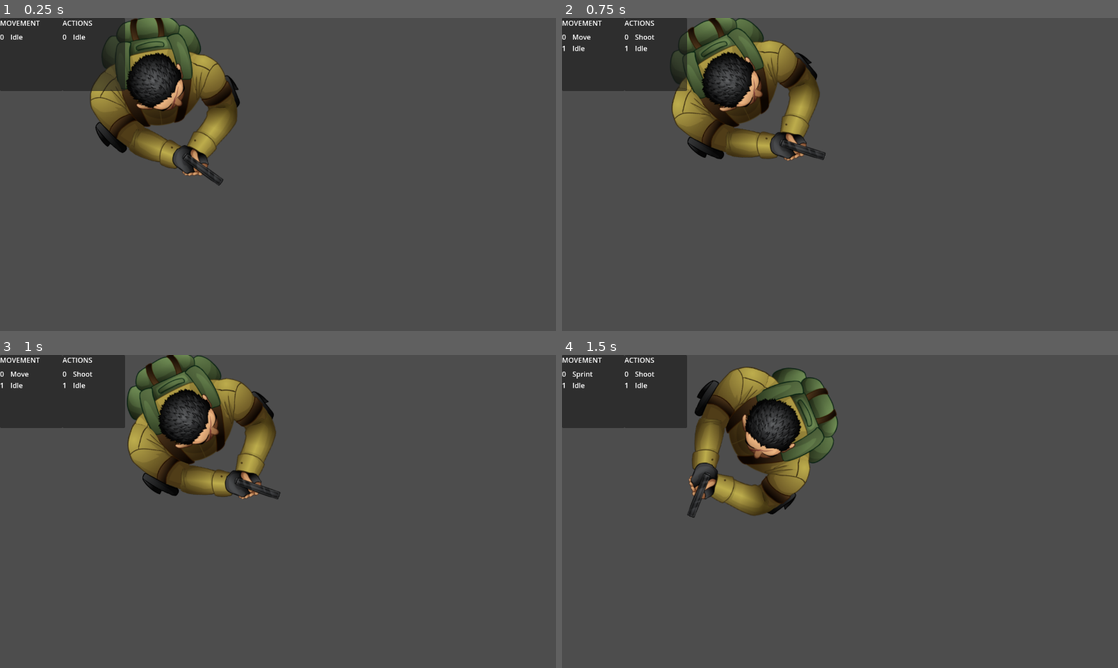
Above: before the commit, frames 1-4 (two rows, left to right).
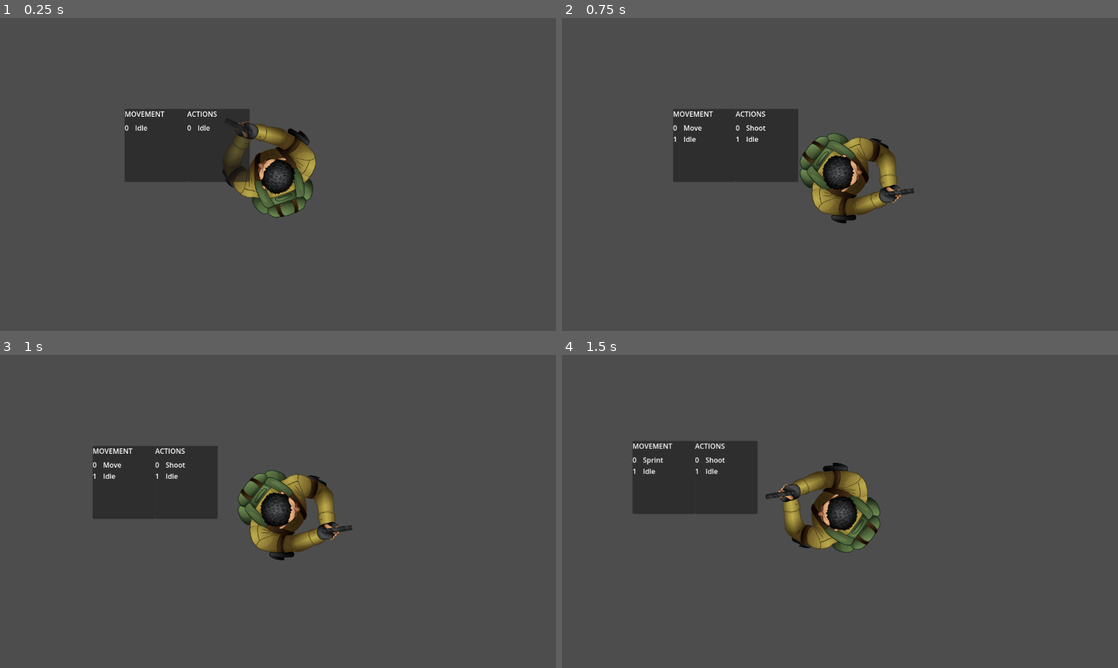
Above: after the commit, the same moments.

Repository: seffa1/ZombieGameRefactor
Game: Godot game, scene res://Main/Game.tscn
Same seed, same stepped clock (60 frames per second), same inputs: the game is played once before the commit and once after it.
Inputs (mouse positions are in pixels of both pictures, inside the frame that each line leads up to):
- Up to frame 1 (0.25 s): no input
- Up to frame 2 (0.75 s): tap Enter at 0.5 s; move the mouse to (962, 158) at 0.52 s; press the mouse at (962, 158) at 0.53 s; hold D (move_right) from 0.53 s (still down)
- Up to frame 3 (1 s): keep holding D (move_right)
- Up to frame 4 (1.5 s): move the mouse to (728, 527) at 1.27 s; release D (move_right) at 1.28 s; release the mouse at (728, 527) at 1.28 s; hold S (move_down) from 1.28 s (still down); tap Shift (sprint) at 1.35 s

The runs differ from the first frame. In frame 1, 18% of the frame differs, in the area x 0-57%, y 0-64%; in frame 2, 19%; in frame 3, 20%, in the area x 0-64%, y 0-66%; in frame 4, 20%.

Commit message:
player camera and globals

Diff:
--- /dev/null
+++ b/Autoload/Globals.gd
@@ -0,0 +1,4 @@
+extends Node
+
+# A reference to the player assigned in GameInitializer
+var player = null
--- a/Main/Game.tscn
+++ b/Main/Game.tscn
@@ -1,9 +1,11 @@
-[gd_scene load_steps=3 format=3 uid="uid://bvpoticnap1q4"]
+[gd_scene load_steps=4 format=3 uid="uid://bvpoticnap1q4"]
 
 [ext_resource type="PackedScene" uid="uid://bypyufryf0ycr" path="res://Player/Player.tscn" id="1_kmip5"]
+[ext_resource type="Script" path="res://Main/game_initializer.gd" id="1_vn005"]
 [ext_resource type="PackedScene" uid="uid://bxxl6m827shqp" path="res://Debug/StatesStackDiplayer.tscn" id="2_ao502"]
 
 [node name="GameInitializer" type="Node"]
+script = ExtResource("1_vn005")
 
 [node name="GameWorld" type="Node2D" parent="."]
 
@@ -19,6 +21,8 @@
 [node name="Title" parent="GameWorld/StatesStackDiplayer2" index="0"]
 text = "Actions"
 
+[node name="Camera" type="Camera2D" parent="GameWorld"]
+
 [connection signal="state_changed" from="GameWorld/Player/StateMachineMovement" to="GameWorld/StatesStackDiplayer" method="_on_state_machine_movement_state_changed"]
 [connection signal="state_changed" from="GameWorld/Player/StateMachineAction" to="GameWorld/StatesStackDiplayer2" method="_on_state_machine_action_state_changed"]
 
--- /dev/null
+++ b/Main/game_initializer.gd
@@ -0,0 +1,8 @@
+extends Node
+
+@onready var camera = $GameWorld/Camera
+@onready var player = $GameWorld/Player
+
+func _ready():
+	Globals.player = player
+	player.assign_camera(camera)
--- a/Player/Player.tscn
+++ b/Player/Player.tscn
@@ -16,7 +16,7 @@
 [ext_resource type="Texture2D" uid="uid://ctl65mm8ars0g" path="res://Weapons/Pistol_01/sprites/pistol_idle/Idle_gun_000.png" id="14_k6vfd"]
 
 [sub_resource type="CircleShape2D" id="CircleShape2D_j0327"]
-radius = 135.148
+radius = 85.0529
 
 [node name="Player" type="CharacterBody2D"]
 motion_mode = 1
@@ -64,7 +64,9 @@
 one_shot = true
 
 [node name="placeholder" type="Sprite2D" parent="."]
+position = Vector2(1.19209e-07, 2.38419e-07)
 rotation = -1.5708
+scale = Vector2(0.628268, 0.628268)
 texture = ExtResource("14_k6vfd")
 offset = Vector2(-15, 50)
 
--- a/Player/player.gd
+++ b/Player/player.gd
@@ -10,3 +10,8 @@
 			stamina = 0
 		else:
 			stamina = value
+
+@onready var camera_transform = $CameraTransform
+
+func assign_camera(camera: Camera2D) -> void:
+	camera_transform.remote_path = camera.get_path()
--- a/project.godot
+++ b/project.godot
@@ -13,6 +13,10 @@
 config/name="Zombie Game Refactor"
 run/main_scene="res://Main/Game.tscn"
 config/features=PackedStringArray("4.1", "Forward Plus")
+
+[autoload]
+
+Globals="*res://Autoload/Globals.gd"
 
 [display]
 
